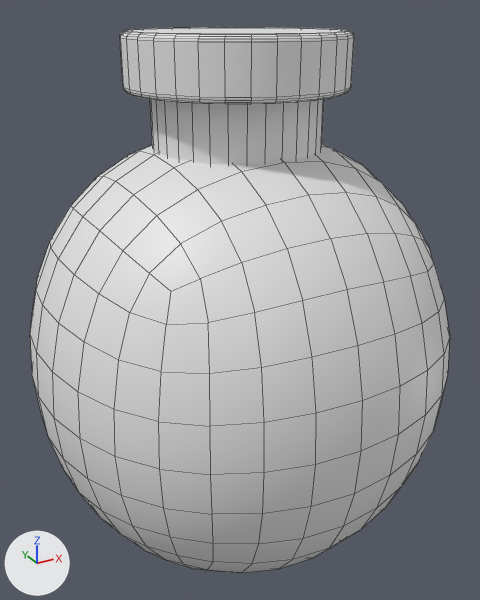
Two versions of the FBX model Unity/Assets/3D/Props/flask_02.fbx, one commit apart.
Rendered twice from a 50 mm camera at (-0.385, -0.706, 0.289) aimed at (0.005, 0.003, -0.065). Every picture has the same lights, and +X, +Y and +Z are marked at lower left. Mesh edges are drawn as thin lines. Where no turn or scale is listed for an object, it has been applied to the vertices.

The first picture shows 'flask_02'.
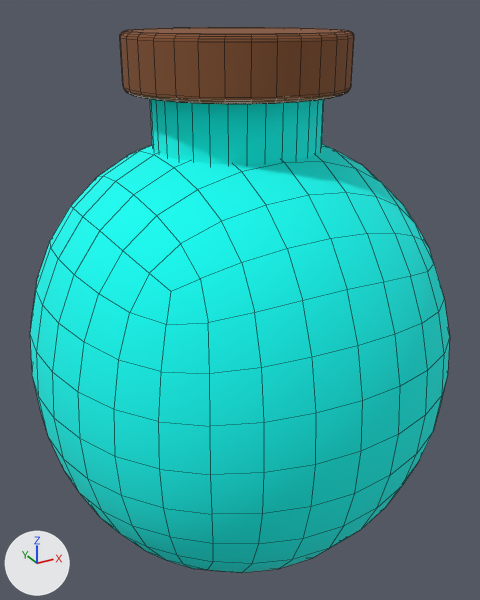
Pixel boxes (x1, y1, x2, y2) of what changed, in the pictures (480 x 600 px):
part 1 of me_cube_014, recoloured (grey to cyan)
    both: (30, 99, 450, 573)
part 2 of me_cube_014, recoloured (grey to brown)
    both: (120, 27, 354, 104)

Edits to the bpy script that builds the scene:
```text
Add mat_flask:
    mat_flask = principled_material('Flask')
    mat_flask.base_color = (0.0, 1.0, 0.922)  # cyan #00fff6
    mat_flask.roughness = 1.0
Add mat_bouchon:
    mat_bouchon = principled_material('bouchon')
    mat_bouchon.base_color = (0.24, 0.0846, 0.0307)  # brown #865231
    mat_bouchon.roughness = 1.0
Change me_cube_014:
    where me_cube_014.from_pydata(...)  # 1026 vertices, 964 faces; spans x -0.267..0.267, y -0.267..0.267, z -0.42..0.266
    used by ob_flask_02; location = (0.0, 0.0, 0.0)
    me_cube_014 part 1: all 545 faces centred in x -0.263..0.263, y -0.263..0.263, z -0.415..0.154 switch from no material to mat_flask (cyan #00fff6)
    me_cube_014 part 2: 290 of the faces centred in x -0.129..0.129, y -0.129..0.129, z 0.202..0.266 switch from no material to mat_bouchon (brown #865231)
```
